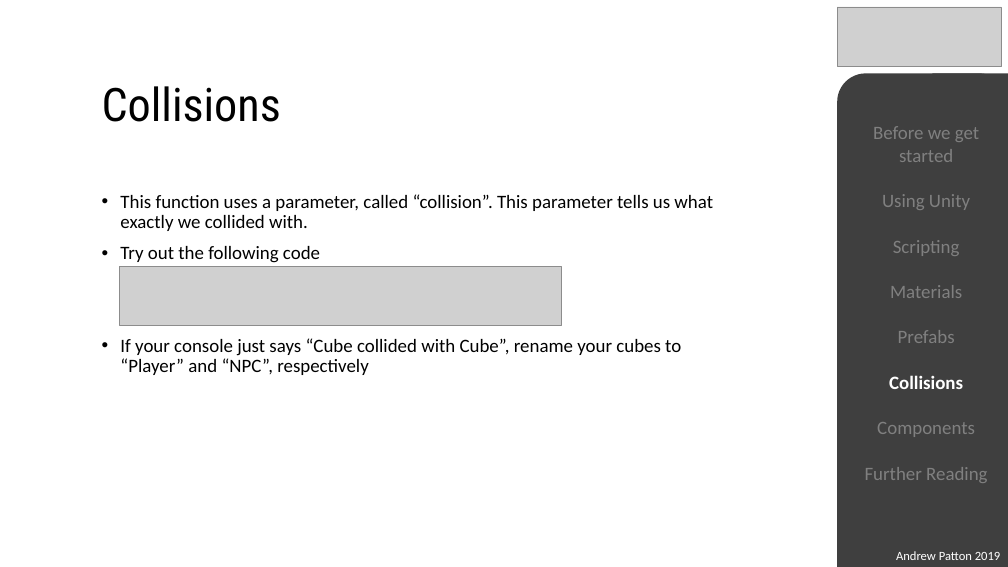
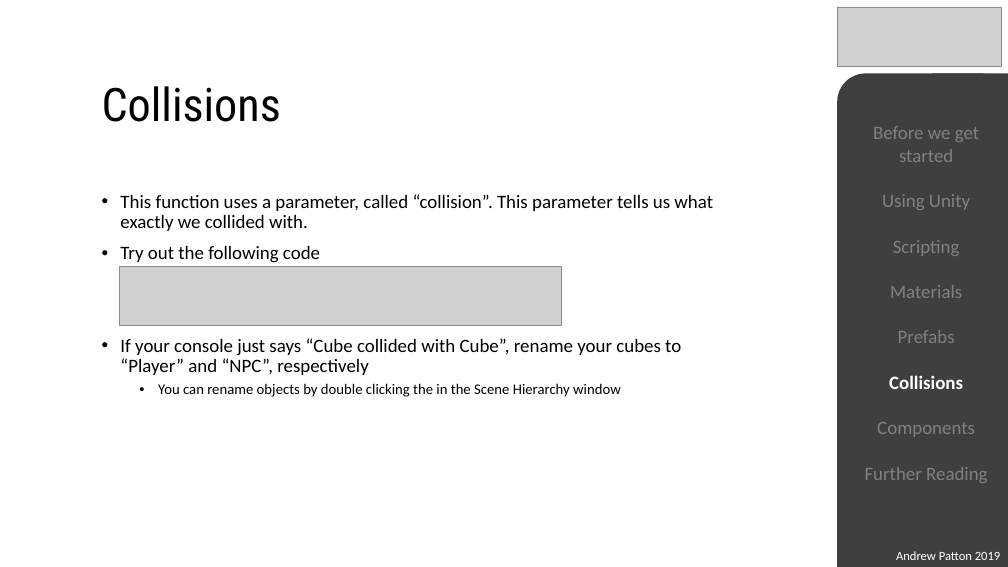
Before and after one commit to Patton97/Patton97.github.io, a slide deck: slide 27 of NUGameDev/UnityIntro.pptx. Drawn at 1008x567 pixels with LibreOffice and Linux fonts; fonts in the diff are those of the drawing; grey boxes stand for pictures. Boxes give left, top, right and bottom in pixels: in the first picture for what was removed or moved away, otherwise in the second. Text is boxed around its words. In the diff, an @@ line names an element or a change of style, - is before the commit and + after.

Commit message:
Reworded some stuff

```diff
--- a/NUGameDev/UnityIntro.pptx
+++ b/NUGameDev/UnityIntro.pptx
@@ text at box(158, 383, 621, 397): paragraph added @@
+  • You can rename objects by double clicking the in the Scene Hierarchy window
```
Also in this commit, not shown: 1 other slide changed.
